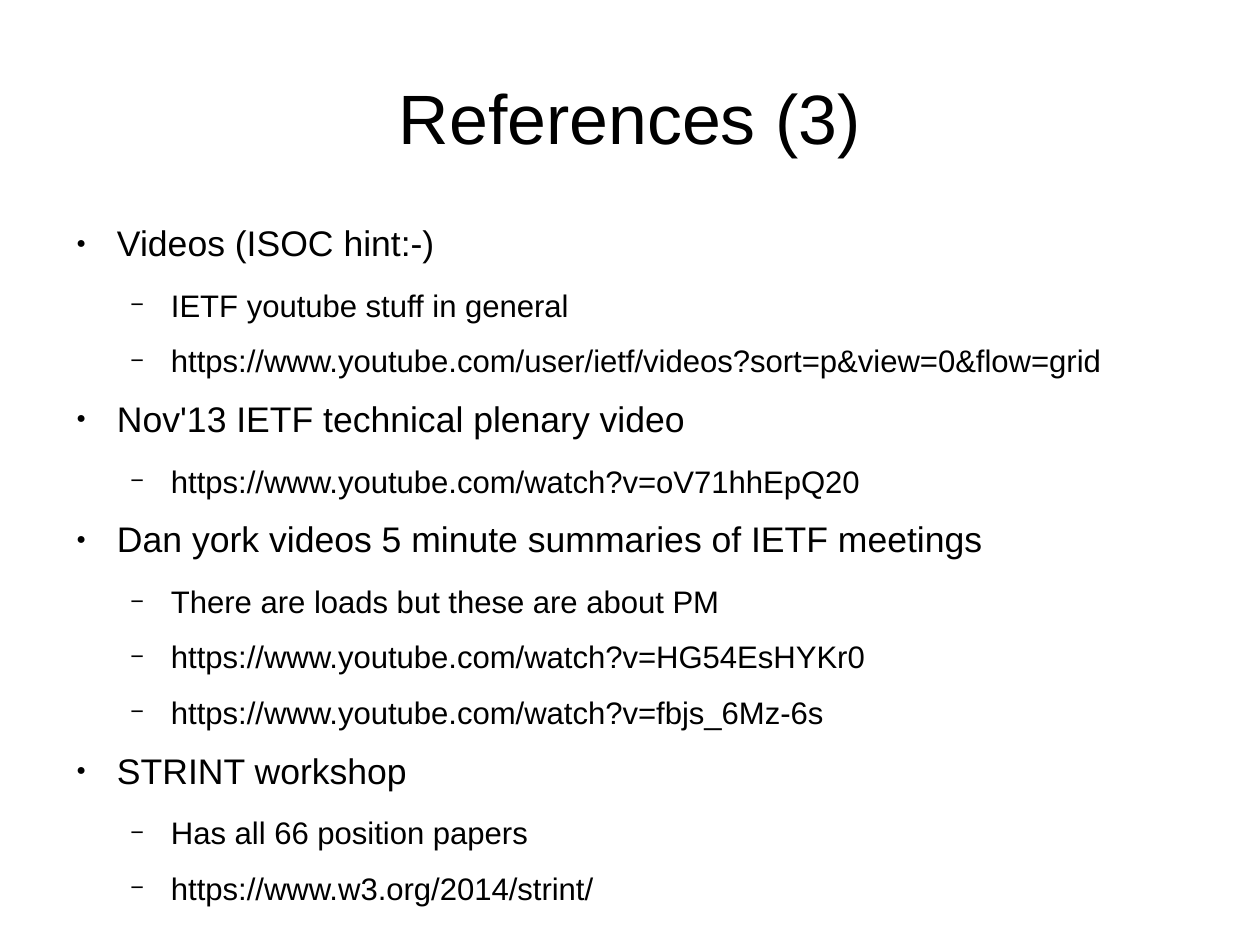
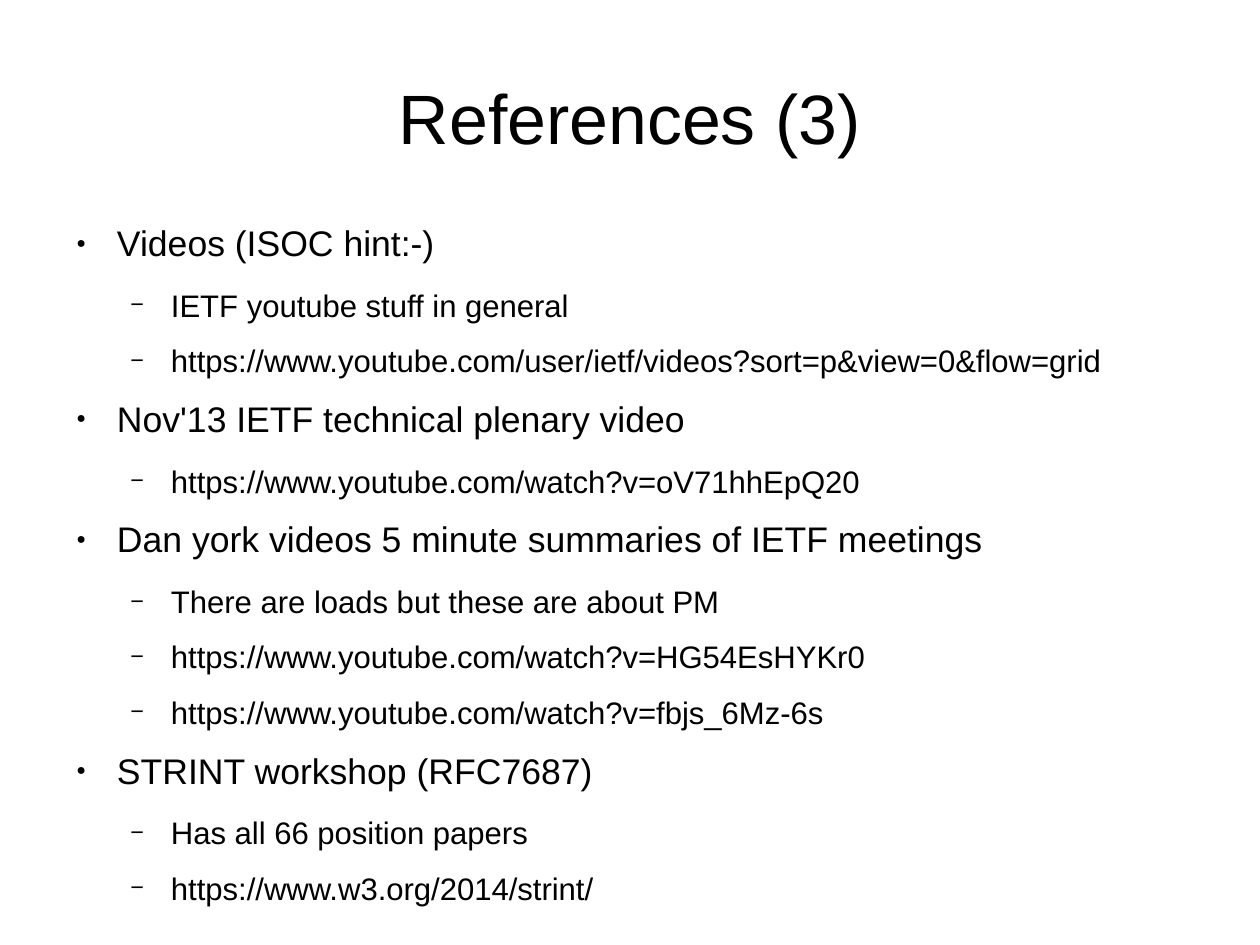
Before and after one commit to sftcd/cs7053, a slide deck: slide 29 of 2016lectures/08-snodownia.odp. Drawn at 1260x945 pixels with LibreOffice and Linux fonts; fonts in the diff are those of the drawing; background and template pictures are left out. Boxes give left, top, right and bottom in pixels: in the first picture for what was removed or moved away, otherwise in the second. Text is boxed around its words. In the diff, an @@ line names an element or a change of style, - is before the commit and + after.

```diff
--- a/2016lectures/08-snodownia.odp
+++ b/2016lectures/08-snodownia.odp
@@ text at (x1=117, y1=758, x2=593, y2=791): text changed @@
-● STRINT workshop
+● STRINT workshop (RFC7687)
```
Also in this commit, not shown: 7 other slides changed, 1 other file.
